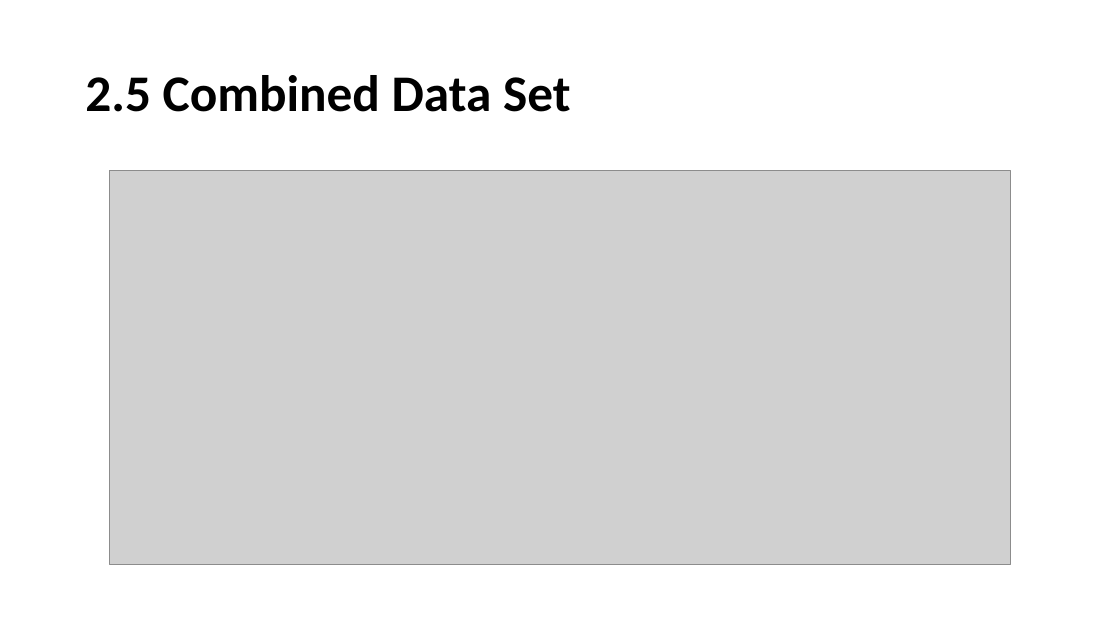
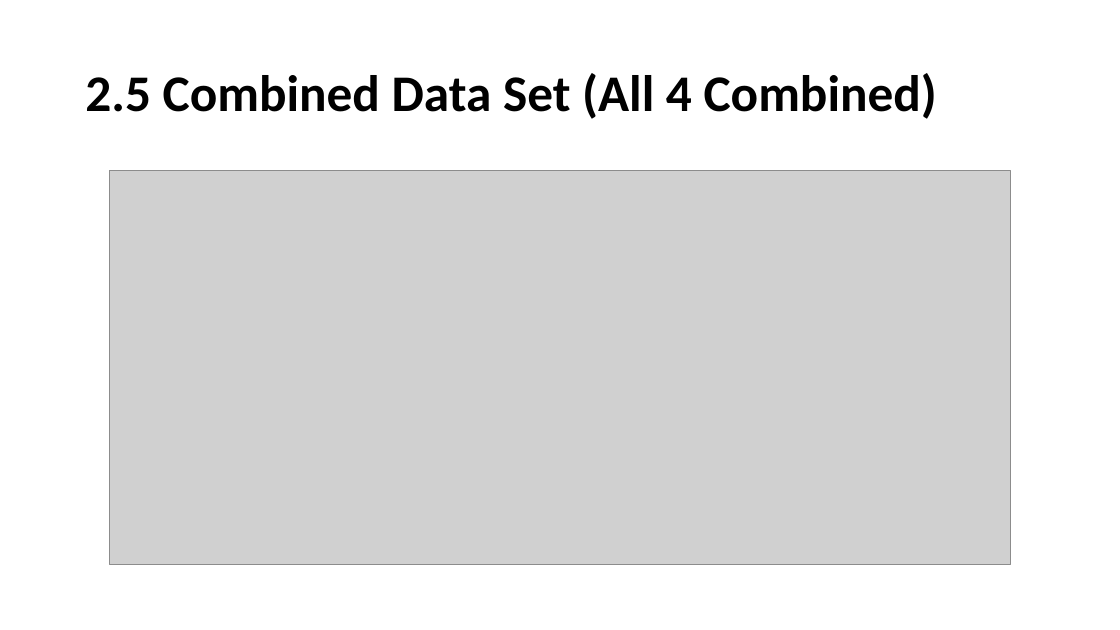
Before and after one commit to nghng/Emotion-Classification, a slide deck: slide 17 of Speech Emotion Recognition.pptx. Drawn at 1120x630 pixels with LibreOffice and Linux fonts; fonts in the diff are those of the drawing; grey boxes stand for pictures; background and template pictures are left out. Boxes give left, top, right and bottom in pixels: in the first picture for what was removed or moved away, otherwise in the second. Text is boxed around its words. In the diff, an @@ line names an element or a change of style, - is before the commit and + after.

Commit message:
update pptx file

```diff
--- a/Speech Emotion Recognition.pptx
+++ b/Speech Emotion Recognition.pptx
@@ title at <box>85,73,937,119</box>: text changed @@
-2.5 Combined Data Set
+2.5 Combined Data Set (All 4 Combined)
```
Also in this commit, not shown: 4 slides added, 3 other files.
